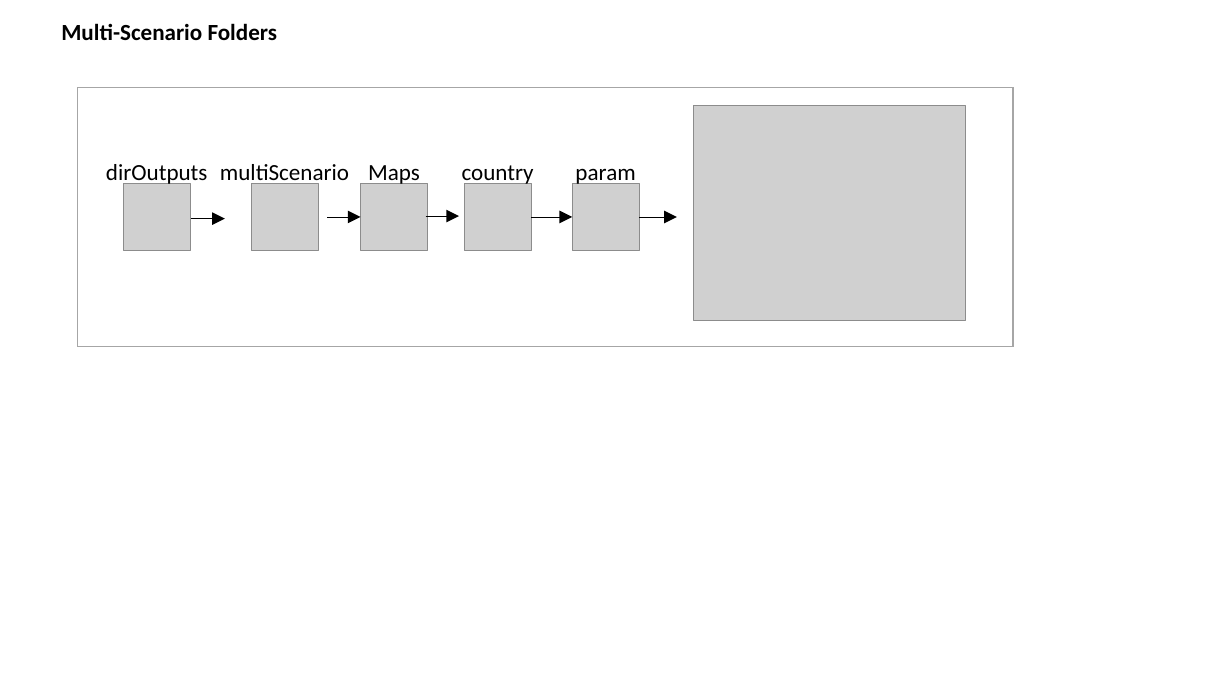
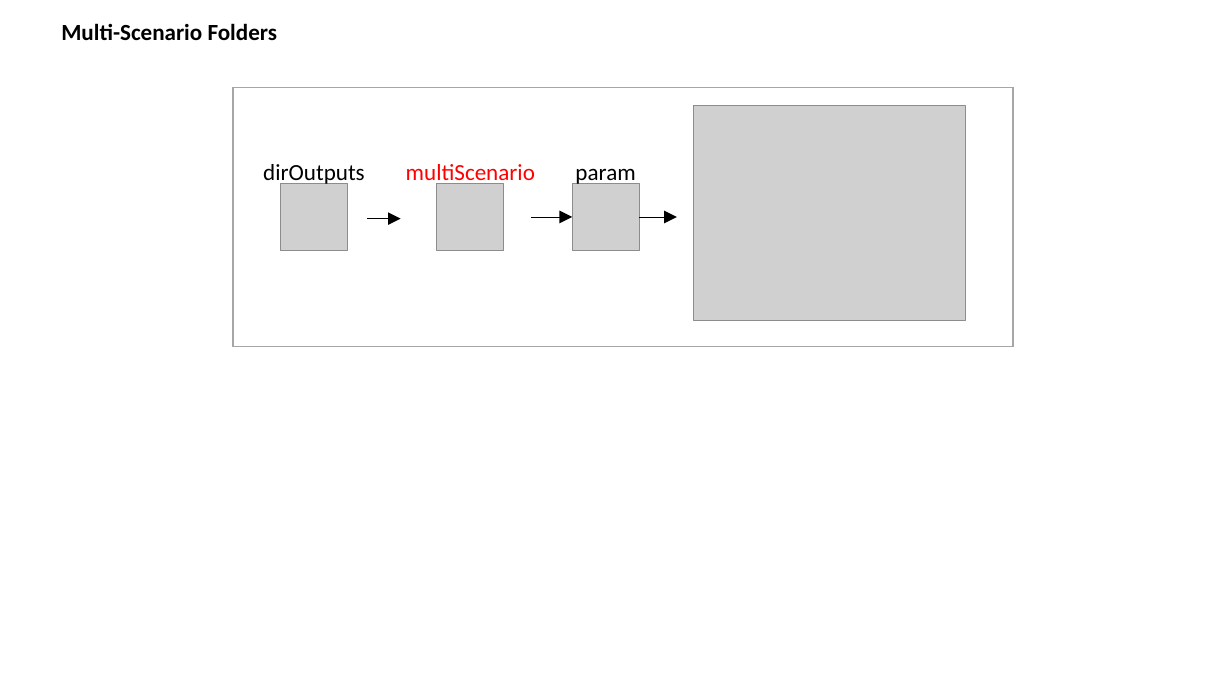
Before and after one commit to JGCRI/rmap, a slide deck: slide 31 of vignettes/vignetteFigs/00vignetteFigs.pptx (slide 30 before the commit). Drawn at 1232x693 pixels with LibreOffice and Linux fonts; fonts in the diff are those of the drawing; grey boxes stand for pictures. Boxes give left, top, right and bottom in pixels: in the first picture for what was removed or moved away, otherwise in the second. Text is boxed around its words. In the diff, an @@ line names an element or a change of style, - is before the commit and + after.

Commit message:
Adding multi-scenario and legendFixedBreaks

```diff
--- a/vignettes/vignetteFigs/00vignetteFigs.pptx
+++ b/vignettes/vignetteFigs/00vignetteFigs.pptx
@@ rectangle: place and size @@
-rectangle at (78,87,1013,347)
+rectangle at (233,87,1013,347)
@@ text "dirOutputs": place and size @@
-text "dirOutputs" at (106,164,208,187)
+text "dirOutputs" at (263,164,365,187)
@@ text "multiScenario": place and size @@
-text "multiScenario" at (220,164,349,187)
+text "multiScenario" at (406,164,535,187)
@@ text "multiScenario" at (406,164,535,187): text colour #000000 to #FF0000 @@
@@ text removed at (368,165,420,187) @@
-Maps
@@ text removed at (462,165,534,187) @@
-country
@@ picture: place and size @@
-picture at (124,184,190,250)
+picture at (281,184,348,250)
@@ picture removed at (360,184,427,250) @@
@@ picture: place and size @@
-picture at (251,184,318,250)
+picture at (437,184,504,250)
@@ picture removed at (464,184,531,250) @@
@@ arrow removed from (327, 217) to (360, 217) @@
@@ arrow moved from (191, 219) - (225, 219) to (368, 219) - (401, 219) @@
@@ arrow removed from (426, 216) to (459, 216) @@
```
Also in this commit, not shown: 3 other slides changed, 2 slides added, 16 other files.
